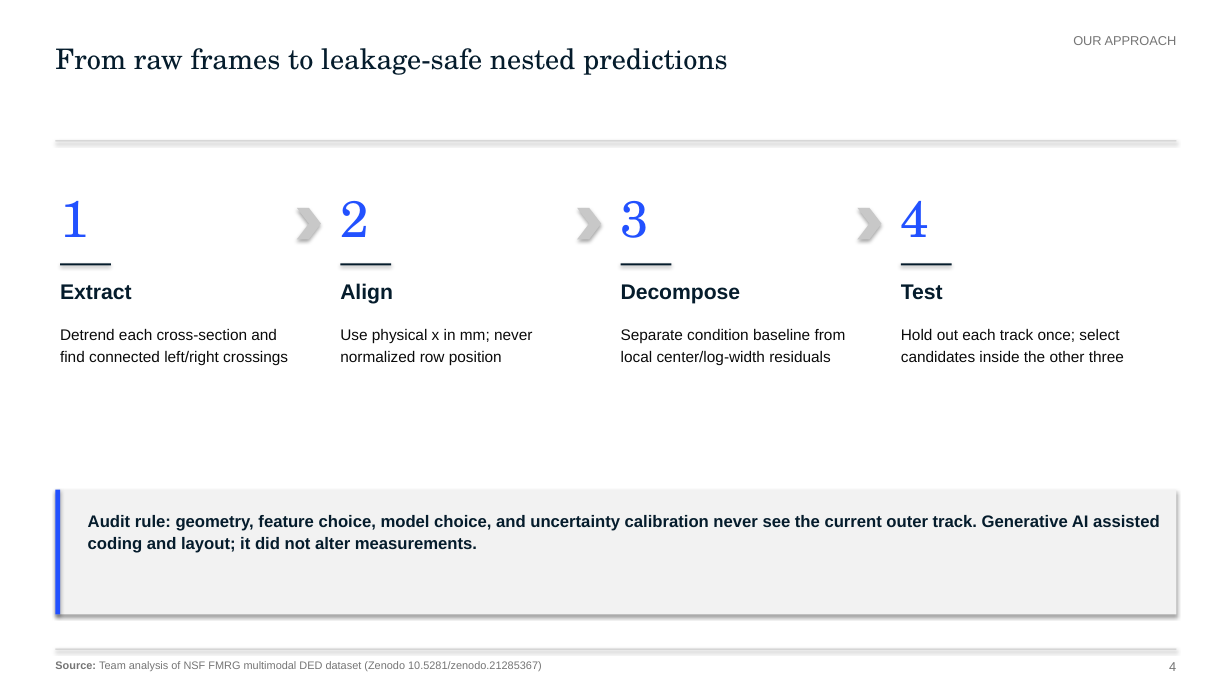
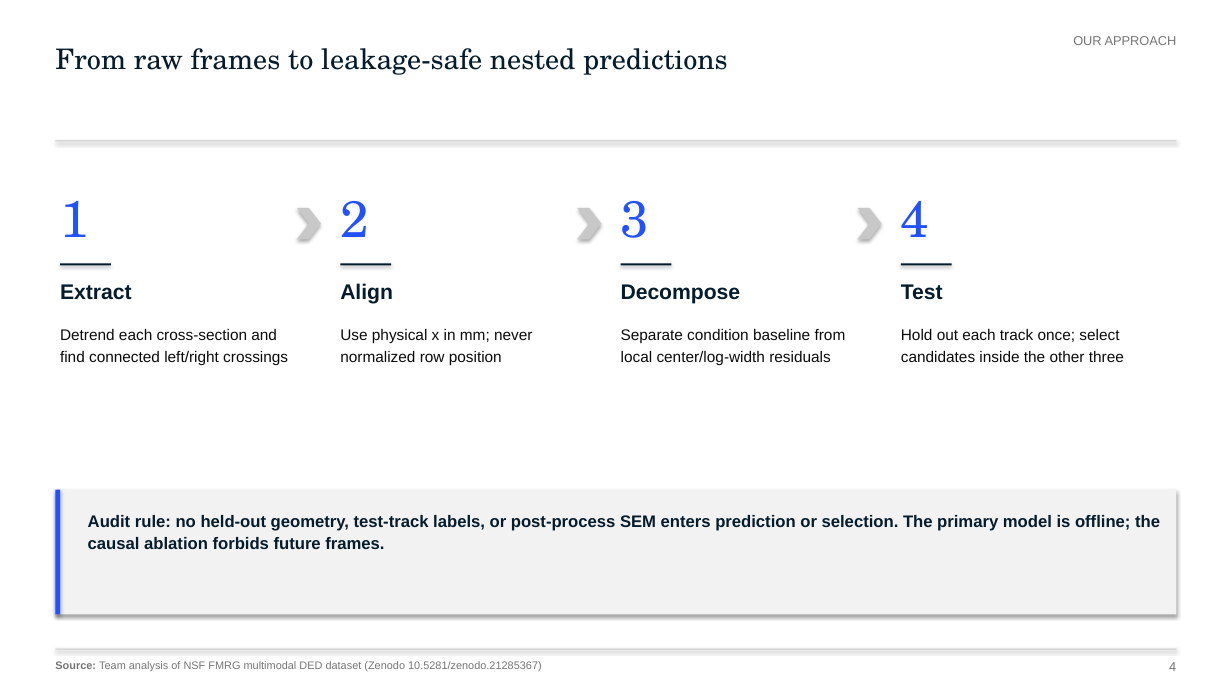
Before and after one commit to alphons3t/nsf-chuds, a slide deck: slide 4 of deliverables/presentation/FMRG_Final_Submission_Audited.pptx. Drawn at 1232x693 pixels with LibreOffice and Linux fonts; fonts in the diff are those of the drawing. Boxes give left, top, right and bottom in pixels: in the first picture for what was removed or moved away, otherwise in the second. Text is boxed around its words. In the diff, an @@ line names an element or a change of style, - is before the commit and + after.

```diff
--- a/deliverables/presentation/FMRG_Final_Submission_Audited.pptx
+++ b/deliverables/presentation/FMRG_Final_Submission_Audited.pptx
@@ text at (x1=88, y1=515, x2=1160, y2=549): text changed @@
-Audit rule: geometry, feature choice, model choice, and uncertainty calibration never see the current outer track. Generative AI assisted coding and layout; it did not alter measurements.
+Audit rule: no held-out geometry, test-track labels, or post-process SEM enters prediction or selection. The primary model is offline; the causal ablation forbids future frames.
```
Also in this commit, not shown: 9 other slides changed, 34 other files.
